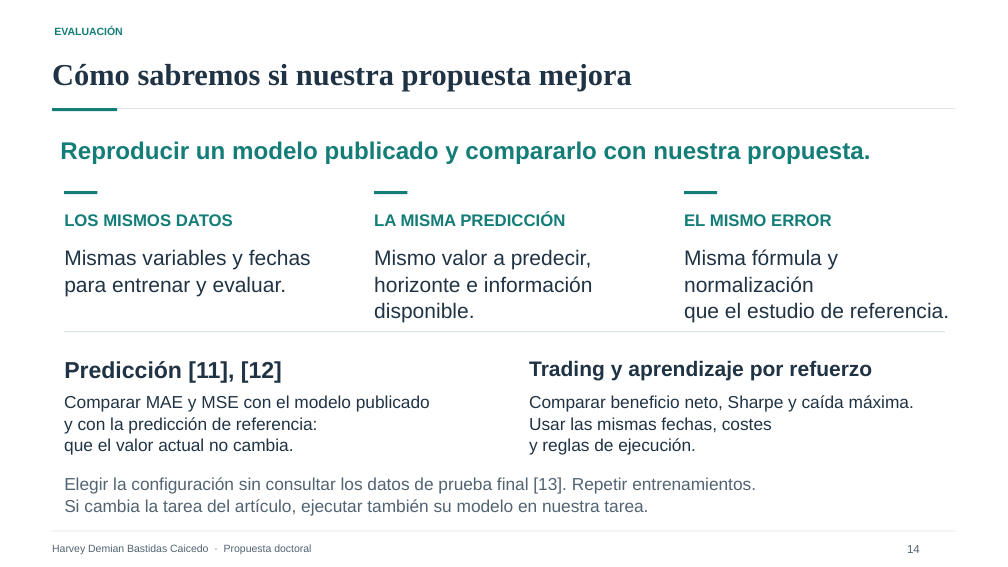
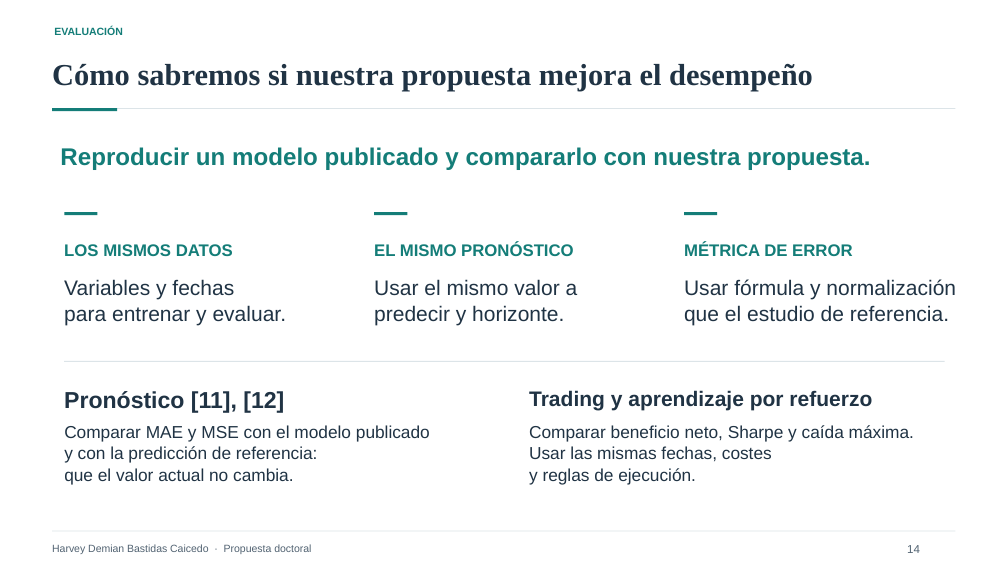
Before and after one commit to harveybc/predictor, a slide deck: slide 14 of docs/presentacion_entrevista_postulacion_doctoral_revisada.pptx. Drawn at 1008x567 pixels with LibreOffice and Linux fonts; fonts in the diff are those of the drawing. Boxes give left, top, right and bottom in pixels: in the first picture for what was removed or moved away, otherwise in the second. Text is boxed around its words. In the diff, an @@ line names an element or a change of style, - is before the commit and + after.

```diff
--- a/docs/presentacion_entrevista_postulacion_doctoral_revisada.pptx
+++ b/docs/presentacion_entrevista_postulacion_doctoral_revisada.pptx
@@ text at (52, 64, 813, 91): text changed @@
-Cómo sabremos si nuestra propuesta mejora
+Cómo sabremos si nuestra propuesta mejora el desempeño
@@ text "Reproducir un modelo publicado y ...": place and size @@
-text "Reproducir un modelo publicado y ..." at (60, 141, 870, 164)
+text "Reproducir un modelo publicado y ..." at (60, 147, 870, 170)
@@ text removed at (374, 212, 565, 226) @@
-LA MISMA PREDICCIÓN
@@ 3 rectangles: place and size @@
-3 rectangles at (64, 191, 717, 194)
+3 rectangles at (64, 212, 717, 215)
@@ text at (374, 242, 574, 256): text changed @@
-EL MISMO ERROR
+EL MISMO PRONÓSTICO
@@ text added at (684, 242, 852, 256), 16 pt, text #147D78, bold @@
+MÉTRICA DE ERROR
@@ text at (64, 279, 234, 299): text changed @@
-Mismas variables y fechas
+Variables y fechas
@@ text at (374, 279, 578, 326): text changed @@
-Mismo valor a predecir,
-horizonte e información disponible.
+Usar el mismo valor a predecir y horizonte.
@@ text at (684, 279, 956, 299): text changed @@
-Misma fórmula y normalización
+Usar fórmula y normalización
@@ 6 texts, 1 rectangle: place and size @@
-6 texts, 1 rectangle at (64, 214, 949, 455)
+6 texts, 1 rectangle at (64, 244, 956, 485)
@@ text at (64, 391, 284, 413): text changed @@
-Predicción [11], [12]
+Pronóstico [11], [12]
@@ text removed at (64, 477, 756, 516) @@
-Elegir la configuración sin consultar los datos de prueba final [13]. Repetir entrenamientos.
-Si cambia la tarea del artículo, ejecutar también su modelo en nuestra tarea.
```
Also in this commit, not shown: 10 other slides changed, 4 other files.
